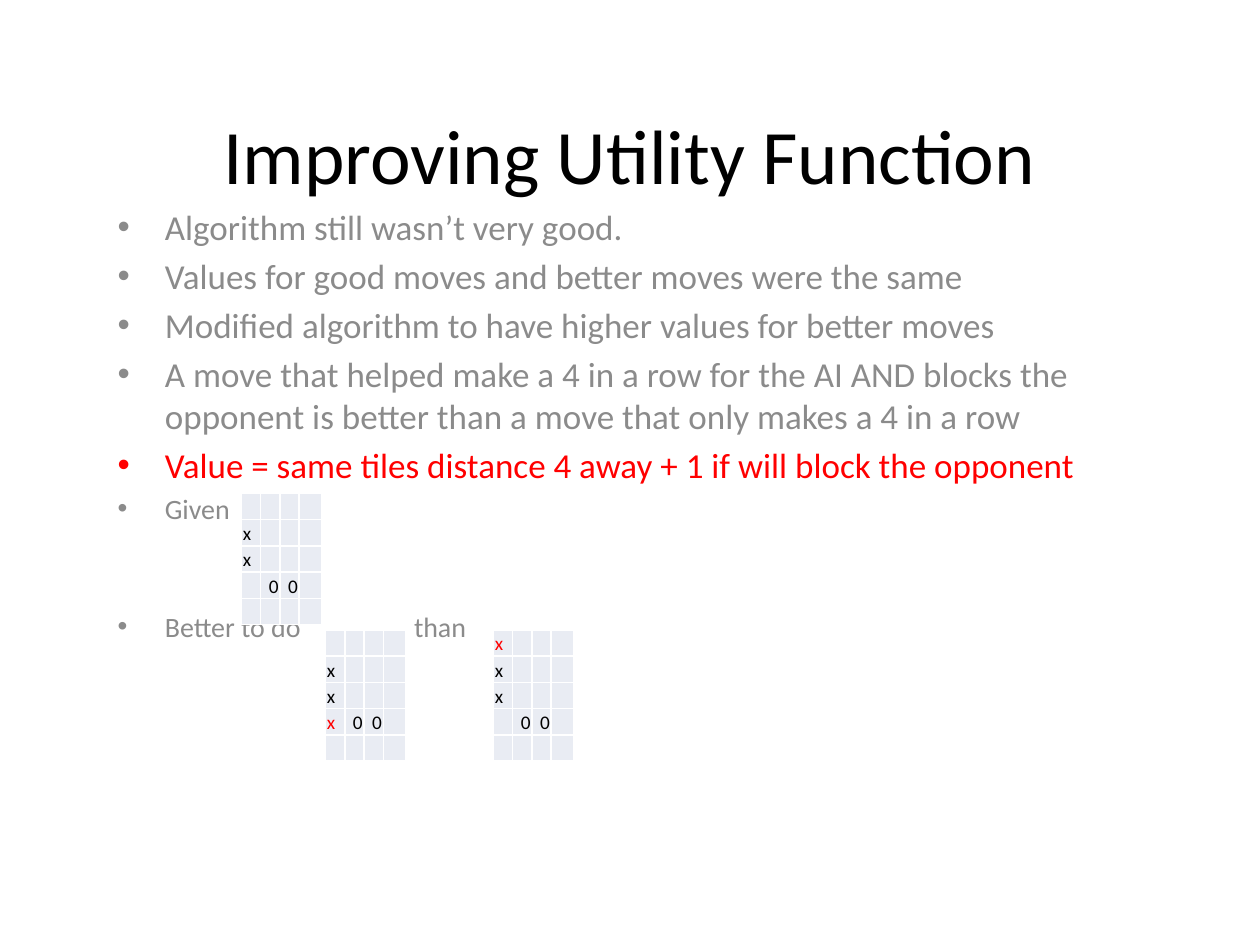
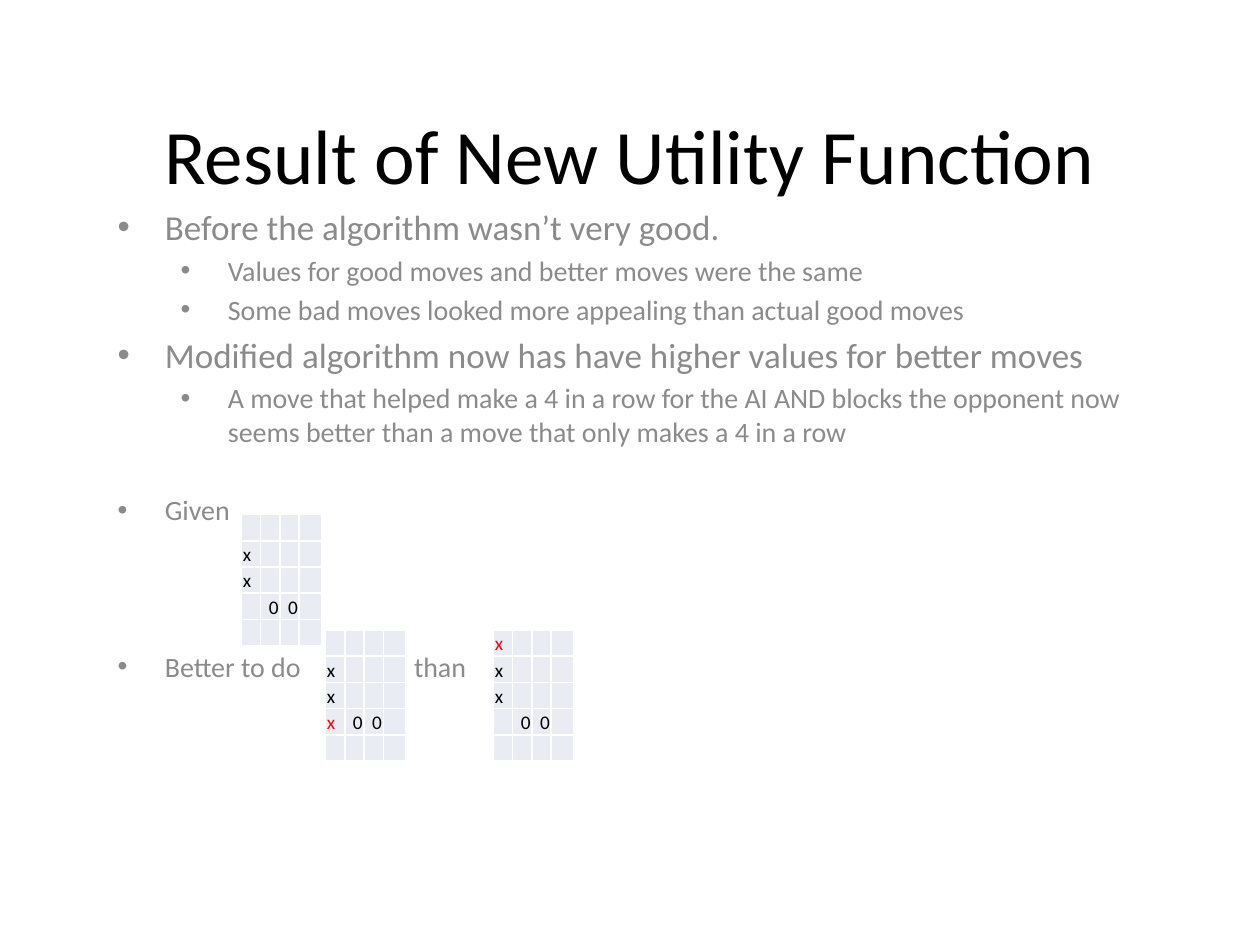
Before and after one commit to yangjiao2/271AIgame, a slide deck: slide 13 of Presentation.pptx. Drawn at 1260x945 pixels with LibreOffice and Linux fonts; fonts in the diff are those of the drawing. Boxes give left, top, right and bottom in pixels: in the first picture for what was removed or moved away, otherwise in the second. Text is boxed around its words. In the diff, an @@ line names an element or a change of style, - is before the commit and + after.

Commit message:
some changes

```diff
--- a/Presentation.pptx
+++ b/Presentation.pptx
@@ title at [164, 130, 1094, 197]: text changed @@
-Improving Utility Function
+Result of New Utility Function
@@ subtitle at [165, 215, 719, 246]: text changed @@
-• Algorithm still wasn’t very good.
+• Before the algorithm wasn’t very good.
@@ subtitle at [228, 261, 862, 286]: size 20 to 16 pt in "Values for good moves and better moves ..."; list level 1 to 2 in "Values for good moves and ..." @@
@@ subtitle at [165, 300, 1119, 447]: text changed; size 20 to 16 pt @@
-• Modified algorithm to have higher values for better moves
-• A move that helped make a 4 in a row for the AI AND blocks the opponent is better than a move that only makes a 4 in a row
-• Value = same tiles distance 4 away + 1 if will block the opponent
+  • Some bad moves looked more appealing than actual good moves
+• Modified algorithm now has have higher values for better moves
+  • A move that helped make a 4 in a row for the AI AND blocks the opponent now seems better than a move that only makes a 4 in a row
@@ table: place and size @@
-table at [242, 494, 321, 625]
+table at [242, 514, 321, 645]
```
Also in this commit, not shown: 3 other slides changed.
